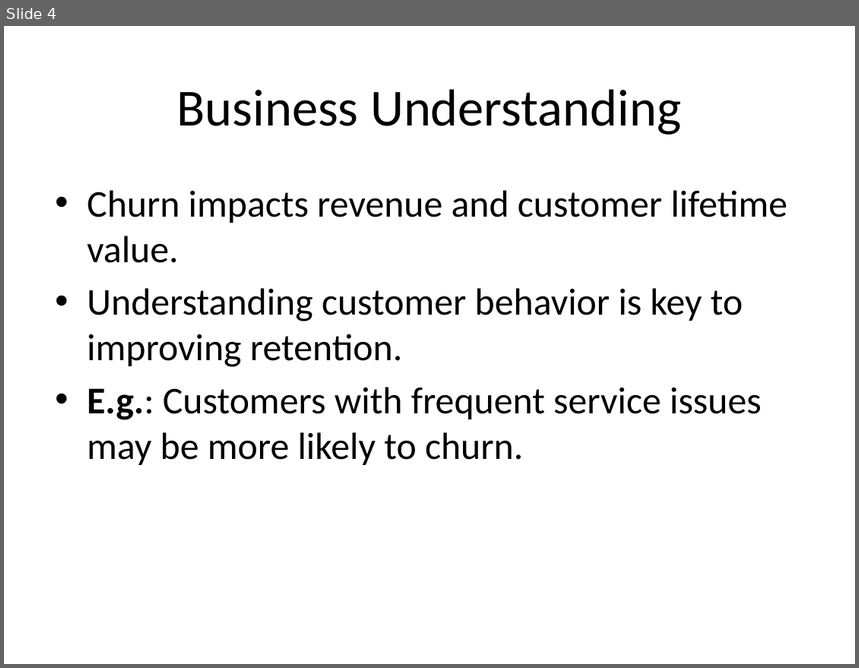
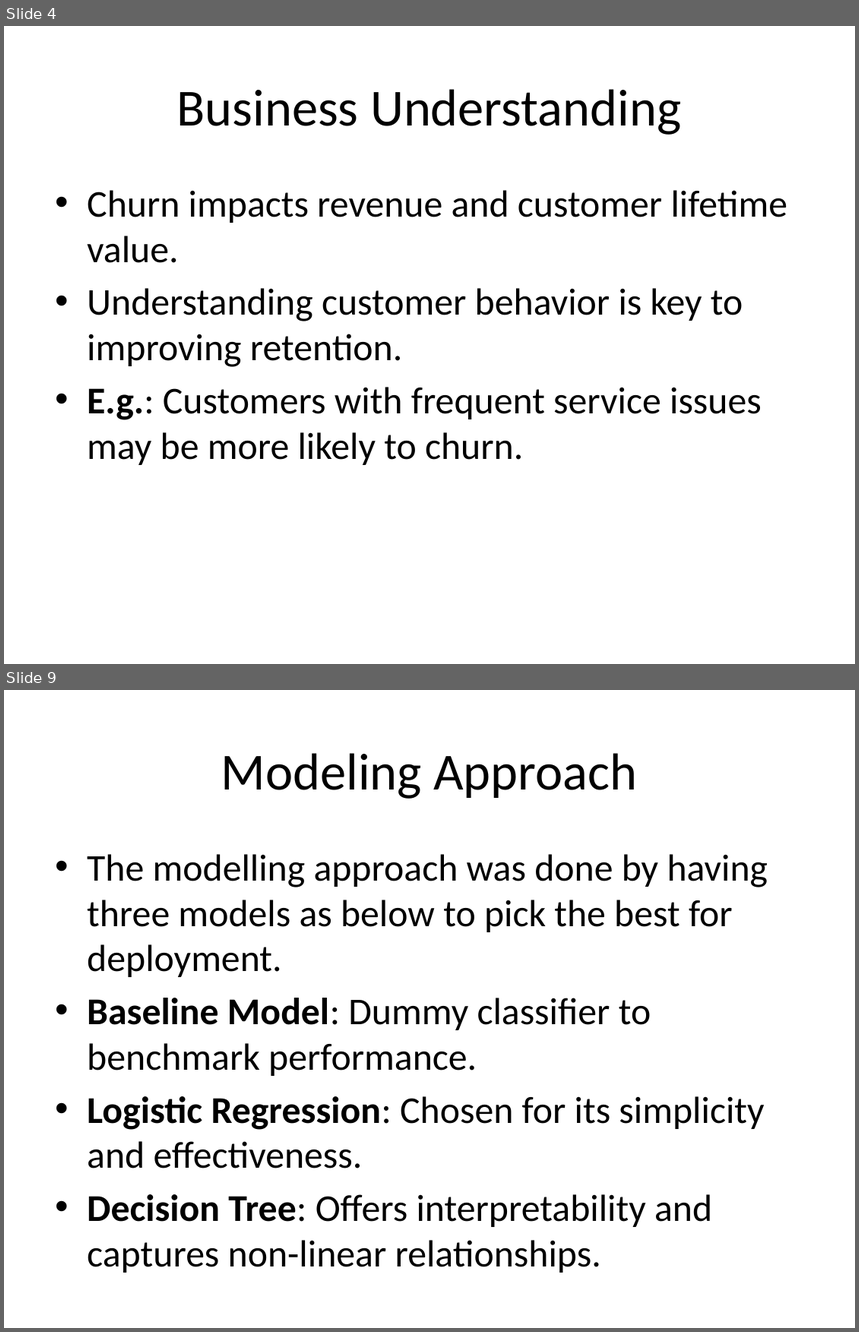
Before and after one commit to wawerukahuthu/PHASE-3-PROJECT, a slide deck: Predicting Customer Churn for SyriaTel.pptx. Shown one above the other, each under a label of ours: slide 4 before the commit, slides 4 and 9 after it; the slides between them are not shown. The pictures are 859x668 and 859x1332 pixels, drawn with LibreOffice and Linux fonts; fonts in the diff are those of the drawing. Boxes give left, top, right and bottom in pixels: in the first picture for what was removed or moved away, otherwise in the second. Text is boxed around its words. In the diff, an @@ line names an element or a change of style, - is before the commit and + after.

```diff
--- a/Predicting Customer Churn for SyriaTel.pptx
+++ b/Predicting Customer Churn for SyriaTel.pptx
@@ slide 9 added at [4,690,855,1328], background #FFFFFF @@
@@ title added at [221,753,637,799], 44 pt, text #000000 @@
+Modeling Approach
@@ text added at [87,854,769,1273], 32 pt, text #000000 @@
+• The modelling approach was done by having three models as below to pick the best for deployment.
+• Baseline Model: Dummy classifier to benchmark performance.
+• Logistic Regression: Chosen for its simplicity and effectiveness.
+• Decision Tree: Offers interpretability and captures non-linear relationships.
```
Also in this commit, not shown: 10 other slides added, 1 slide removed, 2 other files.
